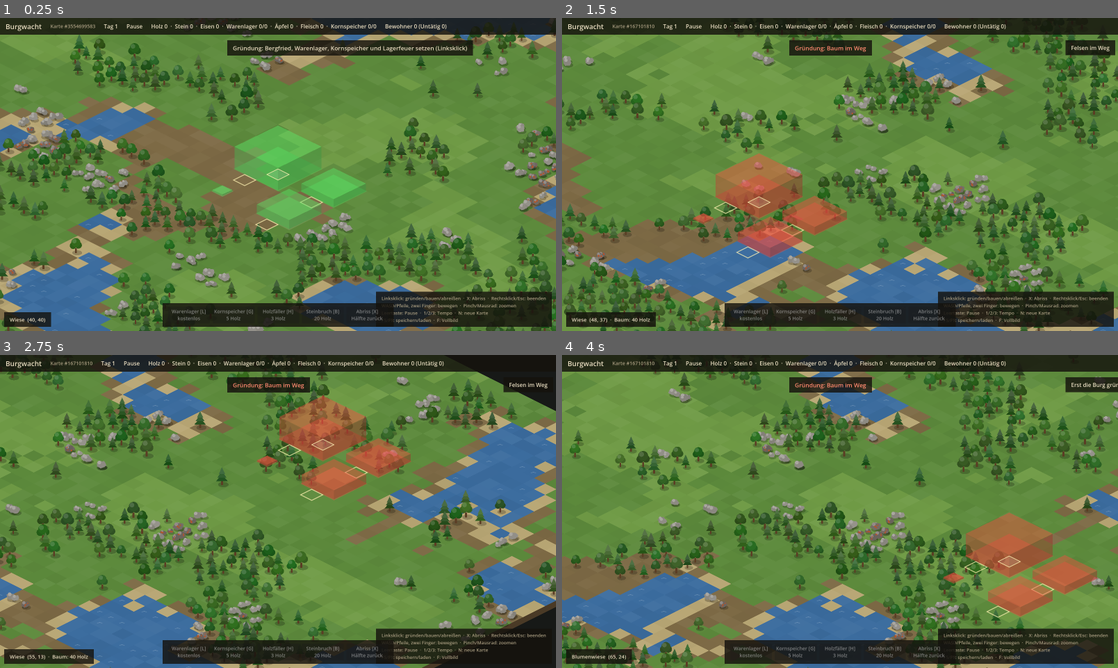
Above: before the commit, frames 1-4 (two rows, left to right).
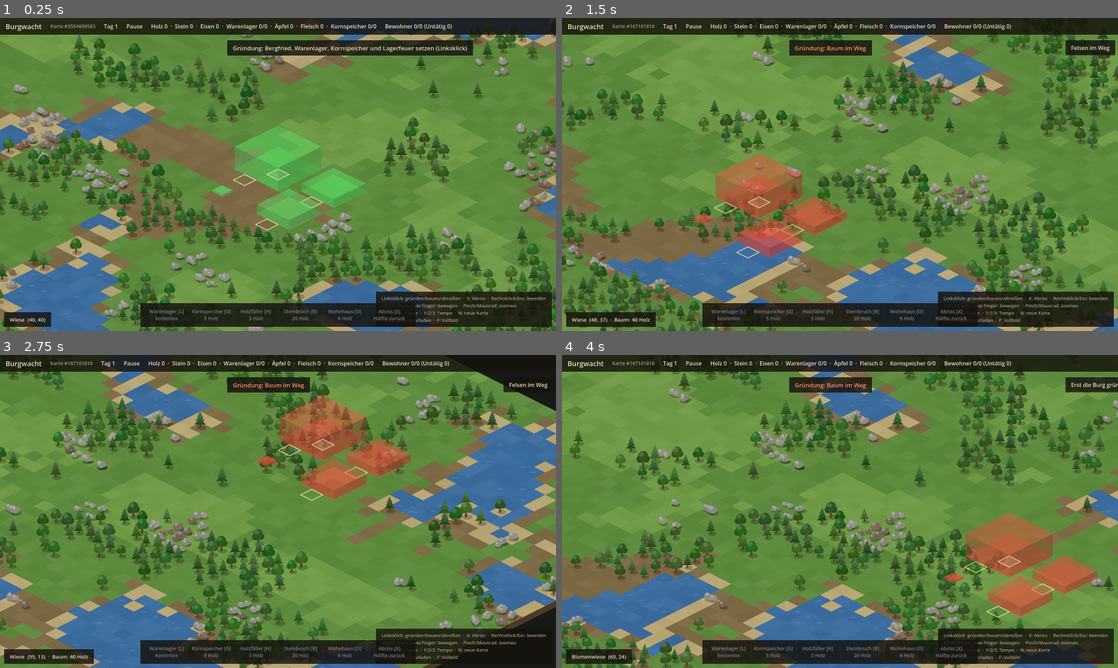
Above: after the commit, the same moments.

Repository: GwydionBr/burgwacht
Game: Godot game, scene res://scenes/main.tscn
Two runs of this game, one before a commit and one after it. Both use one fixed random seed, a clock stepped at 60 frames per second and the inputs below.
Inputs (mouse positions are in pixels of both pictures, inside the frame that each line leads up to):
- Up to frame 1 (0.25 s): no input
- Up to frame 2 (1.5 s): tap Enter at 0.5 s; move the mouse to (962, 158) at 0.52 s; hold D 0.53-1.25 s; tap N at 0.6 s; click (962, 158) at 0.67 s; tap Space at 0.77 s; drag from (728, 190) to (812, 237) at 1.27 s
- Up to frame 3 (2.75 s): tap Space at 2 s; move the mouse to (333, 442) at 2.02 s; hold D from 2.03 s (still down); tap 2 at 2.1 s
- Up to frame 4 (4 s): release D at 2.75 s; drag from (812, 574) to (673, 464) at 2.77 s; tap Enter at 3.5 s; move the mouse to (1006, 558) at 3.52 s; hold A from 3.53 s (still down); tap X at 3.6 s; tap Space at 3.77 s

The runs differ from the first frame. In frame 1, 1.0% of the frame differs, in the area x 25-82%, y 2-99%; in frame 2, 1.0%; in frame 3, 1.0%, in the area x 25-81%, y 2-99%; in frame 4, 1.0%.

Commit message:
Wohnraum und Wohnhaus (#41)
Bergfried stellt 8 Grundwohnraum, jedes Wohnhaus (Verhalten housing, 2×2,
6 Holz, Taste O) weitere 8. GameWorld.get_housing() summiert; Titelleiste
zeigt „Bewohner N/W (Untätig M)“, Kachel-Info „Wohnraum +8“.

Co-Authored-By: Claude Opus 5.5 (1M context) <noreply@anthropic.com>

Diff:
--- a/data/buildings.json
+++ b/data/buildings.json
@@ -10,6 +10,7 @@
       { "type": "campfire", "offset": [1, 6] },
       { "type": "granary", "offset": [5, 4] }
     ],
+    "housing": 8,
     "demolish_forbidden": "Der Bergfried kann nicht abgerissen werden.",
     "color": "#8a8478",
     "height": 64
@@ -84,5 +85,16 @@
     "hotkey": "B",
     "color": "#9c9a92",
     "height": 18
+  },
+  "house": {
+    "name": "Wohnhaus",
+    "behavior": "housing",
+    "housing": 8,
+    "size": [2, 2],
+    "entrance": [0, 1],
+    "cost": { "wood": 6 },
+    "hotkey": "O",
+    "color": "#a8673f",
+    "height": 26
   }
 }
--- a/src/core/building.gd
+++ b/src/core/building.gd
@@ -73,6 +73,12 @@
 ## Sammler: Suchradius für Vorkommen als Weglänge ab dem Eingang ("range").
 func gather_range() -> int:
 	return int(def()["range"])
+
+
+## Wie viel Wohnraum das Gebäude laut Daten stellt ("housing"): Grundwohnraum beim
+## Bergfried, sonst bei Wohnhäusern.
+func housing() -> int:
+	return int(def().get("housing", 0))
 
 
 ## Dürfen Bewohner die ganze Grundfläche betreten (z. B. das Lagerfeuer)?
--- a/src/core/game_world.gd
+++ b/src/core/game_world.gd
@@ -371,6 +371,14 @@
 		if resident.is_idle():
 			count += 1
 	return count
+
+
+## Wohnraum der Burg: Grundwohnraum des Bergfrieds plus Summe der Wohnhäuser.
+func get_housing() -> int:
+	var total := 0
+	for building: Building in _buildings.values():
+		total += building.housing()
+	return total
 
 
 ## Kann ein Bewohner auf dieser Kachel und Ebene stehen? Am Boden: Gelände begehbar, kein
--- a/src/main.gd
+++ b/src/main.gd
@@ -17,7 +17,7 @@
 ## F5 speichert schnell, F9 lädt diesen Spielstand (bis es ein Menü gibt).
 ## Eine neue Partie beginnt mit der Gründung: Vorschau von Bergfried, erstem Warenlager,
 ## erstem Kornspeicher und Lagerfeuer unter der Maus, Linksklick schickt den Gründungsbefehl.
-## Danach wählt die Bauleiste (oder L/G/H/B) ein Gebäude: Vorschau unter der Maus,
+## Danach wählt die Bauleiste (oder L/G/H/B/O) ein Gebäude: Vorschau unter der Maus,
 ## Linksklick baut und bleibt im Baumodus, Rechtsklick oder Esc beendet ihn.
 ## Das Abriss-Werkzeug (Bauleiste oder X) hebt das Gebäude unter der Maus hervor, rot mit
 ## Grund, wenn es nicht abreißbar ist; Linksklick reißt ohne Rückfrage ab.
@@ -269,6 +269,7 @@
 
 func _on_building_added(id: int) -> void:
 	_add_building_view(id)
+	_update_residents()
 	_update_hover()
 	_update_preview()
 
@@ -277,6 +278,7 @@
 	if _building_views.has(id):
 		_building_views[id].queue_free()
 		_building_views.erase(id)
+	_update_residents()
 	_update_hover()
 	_update_preview()
 
@@ -403,9 +405,9 @@
 	_hud.show_stock("  ·  ".join(parts))
 
 
-## Titelleiste: Bewohner und Untätige.
+## Titelleiste: Bewohner, Wohnraum und Untätige.
 func _update_residents() -> void:
-	_hud.show_residents(world.get_residents().size(), world.get_idle_count())
+	_hud.show_residents(world.get_residents().size(), world.get_housing(), world.get_idle_count())
 
 
 func _update_hover() -> void:
@@ -429,6 +431,8 @@
 			for good: String in building.contents:
 				stored.append("%d %s" % [building.contents[good], defs.goods[good]["name"]])
 			text += " (%d/%d): %s" % [building.stored(), building.capacity(), ", ".join(stored) if not stored.is_empty() else "leer"]
+		if building.housing() > 0:
+			text += "  ·  Wohnraum +%d" % building.housing()
 		if building.is_workplace():
 			text += "  ·  Arbeiter %d/%d" % [world.get_workers(building.id).size(), building.worker_slots()]
 			if building.unreachable:
--- a/src/ui/hud.gd
+++ b/src/ui/hud.gd
@@ -145,9 +145,9 @@
 	_stock_label.text = text
 
 
-## Bewohnerzahl in der Titelleiste, z. B. „Bewohner 8 (Untätig 4)“.
-func show_residents(total: int, idle: int) -> void:
-	_residents_label.text = "Bewohner %d (Untätig %d)" % [total, idle]
+## Bewohnerzahl und Wohnraum in der Titelleiste, z. B. „Bewohner 8/16 (Untätig 4)“.
+func show_residents(total: int, housing: int, idle: int) -> void:
+	_residents_label.text = "Bewohner %d/%d (Untätig %d)" % [total, housing, idle]
 
 
 ## Hinweis oben in der Mitte (leer = ausblenden); rot, wenn hier nicht gebaut werden darf.
--- a/tests/test_building.gd
+++ b/tests/test_building.gd
@@ -117,7 +117,7 @@
 
 
 func test_buildable_types_come_from_data() -> void:
-	assert_eq(GameWorld.buildable_types(), ["warehouse", "granary", "woodcutter", "quarry"] as Array[String], "Baubare Typen:")
+	assert_eq(GameWorld.buildable_types(), ["warehouse", "granary", "woodcutter", "quarry", "house"] as Array[String], "Baubare Typen:")
 
 
 func test_campfire_cannot_be_built() -> void:
--- /dev/null
+++ b/tests/test_housing.gd
@@ -0,0 +1,80 @@
+extends TestCase
+## Simulationstests: Wohnraum aus Bergfried und Wohnhäusern. Leere Karte (nur Wiese),
+## Bergfried (ID 1) bei (2, 2); Warenlager, Lagerfeuer und Kornspeicher daneben, darin die
+## Startwaren des Testszenarios (100 Holz, 50 Stein).
+
+const KEEP_ORIGIN := Vector2i(2, 2)
+## Freie Stelle rechts vom ersten Warenlager.
+const SITE := Vector2i(12, 2)
+## Freie Stelle neben SITE.
+const SITE_NEXT := Vector2i(15, 2)
+
+
+func _founded_world() -> GameWorld:
+	var world := empty_world()
+	assert_eq(world.execute(Command.found(KEEP_ORIGIN)), "", "Gründung:")
+	return world
+
+
+func test_house_is_buildable_housing() -> void:
+	var def: Dictionary = GameDefs.get_instance().buildings["house"]
+	assert_eq(str(def["behavior"]), "housing", "Verhalten:")
+	assert_eq(str(def["name"]), "Wohnhaus", "Name:")
+	assert_eq(Building.size_of("house"), Vector2i(2, 2), "Größe:")
+	assert_eq(int(def["housing"]), 8, "Wohnraum:")
+	assert_eq(int(def["cost"]["wood"]), 6, "Kosten Holz:")
+	assert_eq((def["cost"] as Dictionary).size(), 1, "Nur Holz:")
+	assert_true(GameWorld.buildable_types().has("house"), "Wohnhaus hat eine Bautaste")
+
+
+func test_keep_has_base_housing() -> void:
+	var def: Dictionary = GameDefs.get_instance().buildings["keep"]
+	assert_eq(int(def["housing"]), 8, "Grundwohnraum:")
+
+
+func test_no_housing_before_founding() -> void:
+	assert_eq(empty_world().get_housing(), 0, "Wohnraum vor der Gründung:")
+
+
+func test_founding_gives_base_housing() -> void:
+	assert_eq(_founded_world().get_housing(), 8, "Wohnraum nach der Gründung:")
+
+
+func test_each_house_adds_housing() -> void:
+	var world := _founded_world()
+	build(world, "house", SITE)
+	assert_eq(world.get_housing(), 16, "Mit einem Wohnhaus:")
+	build(world, "house", SITE_NEXT)
+	assert_eq(world.get_housing(), 24, "Mit zwei Wohnhäusern:")
+	assert_eq(world.get_stock("wood"), 88, "Holz nach den Kosten:")
+
+
+func test_demolishing_house_lowers_housing() -> void:
+	var world := _founded_world()
+	var first := build(world, "house", SITE)
+	build(world, "house", SITE_NEXT)
+	assert_eq(world.execute(Command.demolish(first)), "", "Abriss:")
+	assert_eq(world.get_housing(), 16, "Nach dem Abriss:")
+
+
+func test_other_buildings_add_no_housing() -> void:
+	var world := _founded_world()
+	build(world, "woodcutter", SITE)
+	assert_eq(world.get_housing(), 8, "Holzfäller ohne Wohnraum:")
+
+
+func test_house_has_no_workers() -> void:
+	var world := _founded_world()
+	var id := build(world, "house", SITE)
+	assert_true(not world.get_building(id).is_workplace(), "Wohnhaus ist keine Arbeitsstätte")
+	assert_eq(world.get_building(id).housing(), 8, "Wohnraum des Gebäudes:")
+	for i in 20:
+		world.step()
+	assert_eq(world.get_idle_count(), 4, "Alle bleiben untätig:")
+
+
+func test_save_and_load_keeps_housing() -> void:
+	var world := _founded_world()
+	build(world, "house", SITE)
+	var loaded := GameWorld.from_data(bytes_to_var(var_to_bytes(world.to_data())))
+	assert_eq(loaded.get_housing(), 16, "Wohnraum nach dem Laden:")
Not shown, added: tests/test_housing.gd.uid
Not shown, changed: docs/architecture.md
